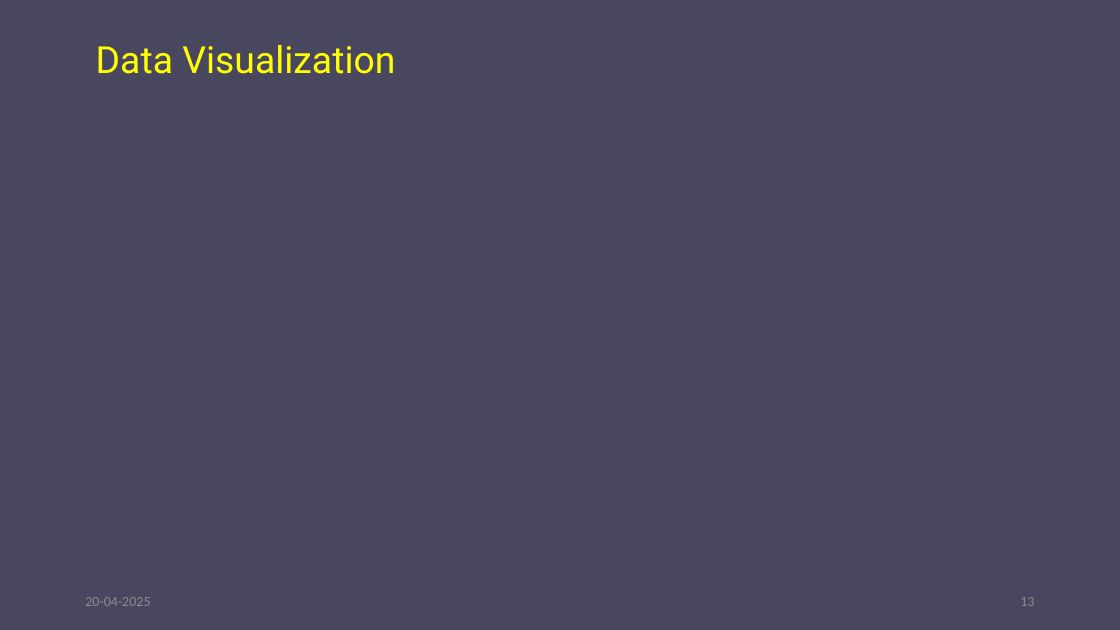
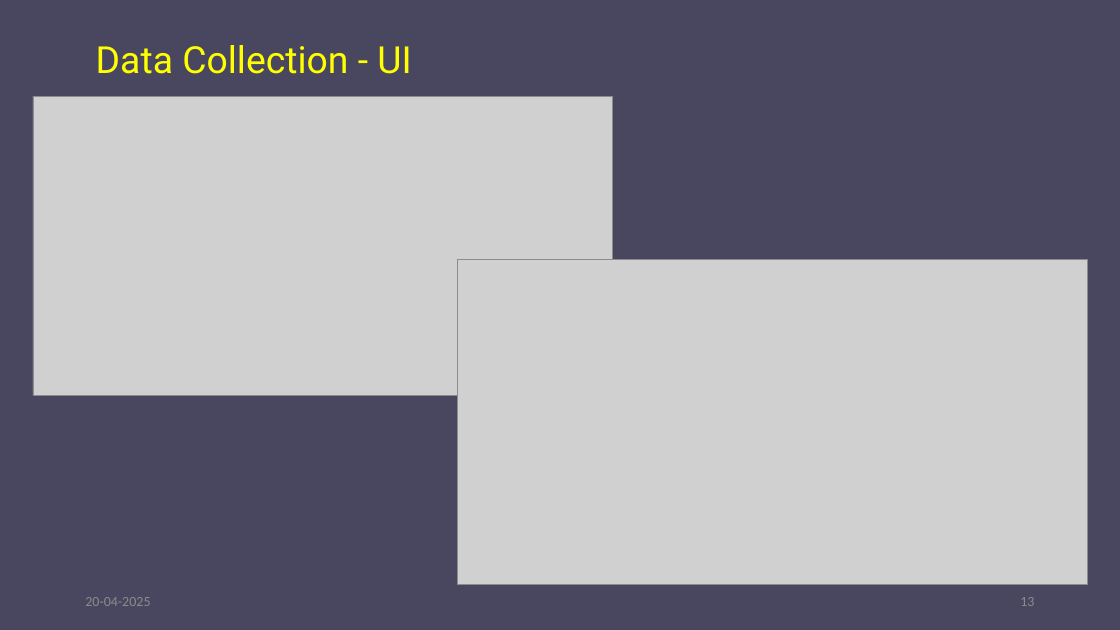
Before and after one commit to Shubha-404/file-transfer, a slide deck: slide 13 of Final PPT.pptx. Drawn at 1120x630 pixels with LibreOffice and Linux fonts; fonts in the diff are those of the drawing; grey boxes stand for pictures; background and template pictures are left out. Boxes give left, top, right and bottom in pixels: in the first picture for what was removed or moved away, otherwise in the second. Text is boxed around its words. In the diff, an @@ line names an element or a change of style, - is before the commit and + after.

```diff
--- a/Final PPT.pptx
+++ b/Final PPT.pptx
@@ text at (x1=96, y1=45, x2=411, y2=74): text changed @@
-Data Visualization
+Data Collection - UI
@@ picture added at (x1=33, y1=97, x2=613, y2=396) @@
@@ picture added at (x1=458, y1=260, x2=1087, y2=585) @@
```
Also in this commit, not shown: 1 other slide changed, 2 slides added.
